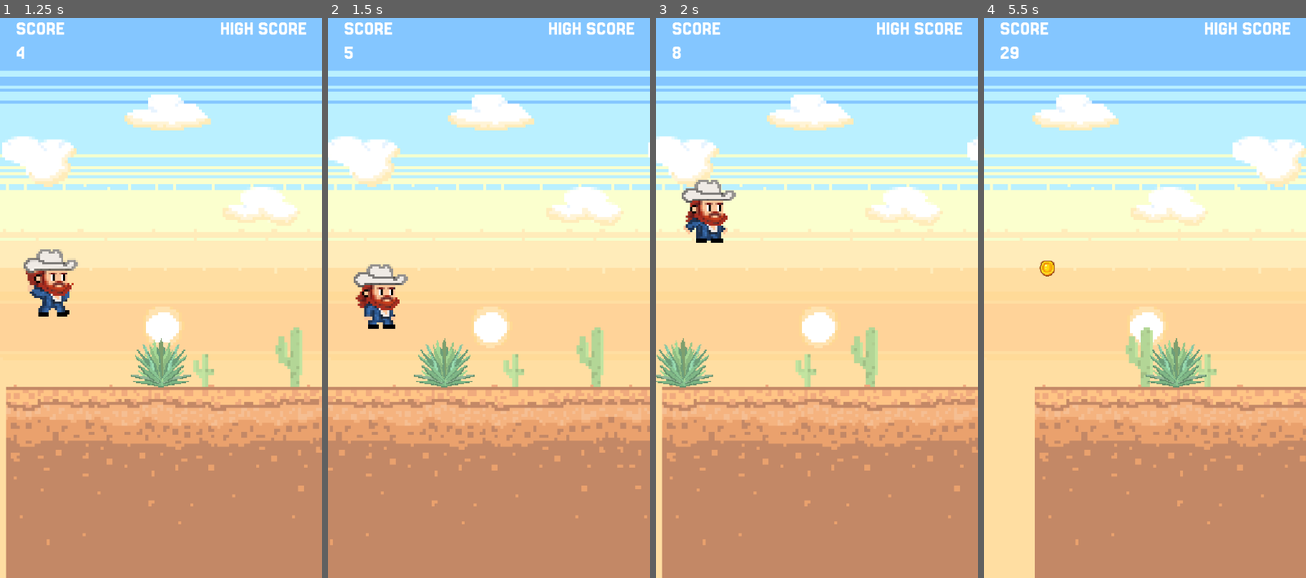
Above: before the commit, frames 1-4 (left to right).
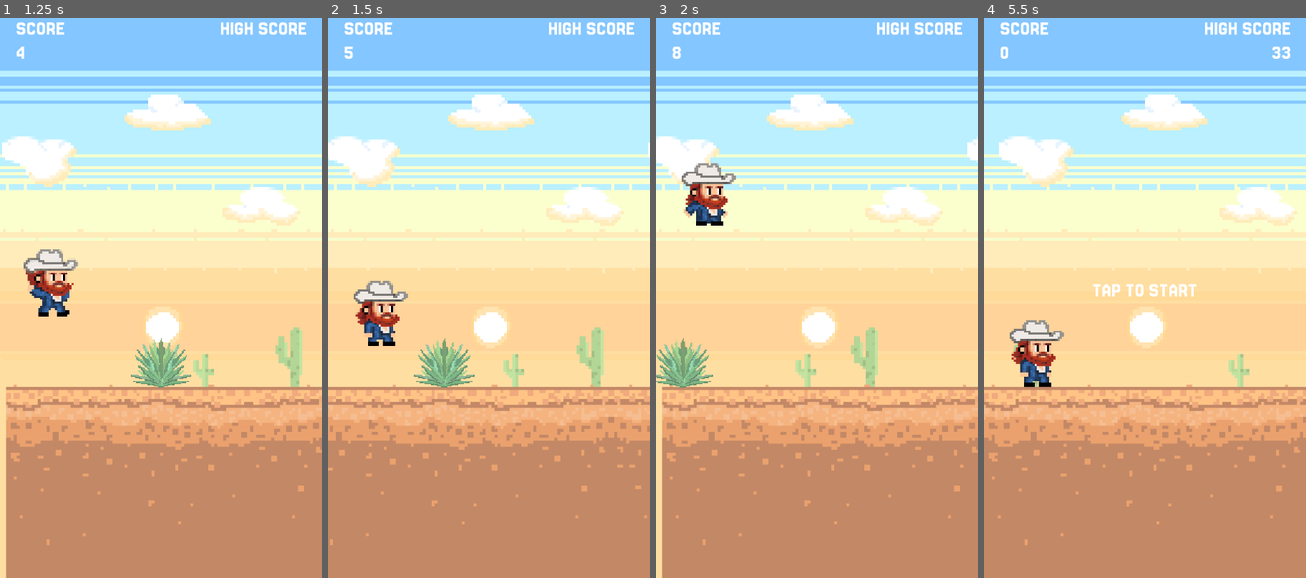
Above: after the commit, the same moments.

Repository: rgomezp/cowboy-game
Game: Godot game, scene res://scenes/main.tscn
The game is run twice, just before and just after one commit, with the same random seed, the same clock (stepped at 60 frames per second) and the same inputs.
Inputs (mouse positions are in pixels of both pictures, inside the frame that each line leads up to):
- Up to frame 1 (1.25 s): tap Enter (ui_accept) at 0.5 s; hold Enter (ui_accept) from 0.53 s (still down)
- Up to frame 2 (1.5 s): release Enter (ui_accept) at 1.28 s; tap Enter (ui_accept) at 1.35 s
- Up to frame 3 (2 s): tap Enter (ui_accept) at 1.52, 1.82 s
- Up to frame 4 (5.5 s): hold Down (ui_down) 2.03-2.78 s; hold Enter (ui_accept) 2.03-2.78 s; tap Enter (ui_accept) at 2.85, 3.02, 3.32, 4.35, 4.52, 4.82 s; hold Enter (ui_accept) 3.53-4.28 s; hold Down (ui_down) 4.28-5 s; click (1145, 292) at 5 s, where only the run after the commit has a clickable "RESTART"

Frame 1 is identical in both runs. In frame 2, 1.6% of the frame differs, in the area x 8-25%, y 43-59%; in frame 3, 1.6%; in frame 4, 18%, in the area x 0-100%, y 5-100%.

Commit message:
Refines double jump mechanics
Improves the double jump to only be available near the peak of the first jump.

This change enhances gameplay by making the double jump more strategic and prevents accidental double jumps far from the initial jump's apex. It adds variables to track the jump peak and a tolerance value to determine the allowed double jump window.

Diff:
--- a/scenes/player.gd
+++ b/scenes/player.gd
@@ -5,10 +5,13 @@
 const GLIDE_GRAVITY : int = 1200
 const JUMP_VELOCITY = -1800
 const DOUBLE_JUMP_VELOCITY = -1000
+const DOUBLE_JUMP_PEAK_TOLERANCE = 150  # Distance from peak where double jump is still allowed
 
 var is_sliding: bool = false
 var sliding_timer: float = 0.0
 var has_double_jumped: bool = false
+var jump_peak_y: float = 0.0
+var is_tracking_peak: bool = false
 
 
 func _physics_process(delta: float) -> void:
@@ -29,11 +32,16 @@
 	if is_on_floor():
 		# Reset double jump when touching the ground
 		has_double_jumped = false
+		is_tracking_peak = false
+		jump_peak_y = 0.0
 		if not get_parent().game_running:
 			$AnimatedSprite2D.play("idle")
 		else:
 			if Input.is_action_pressed("ui_accept"):
 				velocity.y = JUMP_VELOCITY
+				# Start tracking peak when jumping
+				is_tracking_peak = true
+				jump_peak_y = global_position.y
 			elif Input.is_action_just_pressed("ui_down") and not is_sliding:
 				is_sliding = true
 				sliding_timer = 0.0
@@ -46,10 +54,19 @@
 				$AnimatedSprite2D.play("running")
 				$RunCollisionShape.disabled = false
 	else:
-		# Allow double jump while in the air
-		if Input.is_action_just_pressed("ui_accept") and not has_double_jumped:
+		# Track the peak height while rising
+		if is_tracking_peak:
+			if velocity.y < 0:  # Still rising
+				jump_peak_y = min(jump_peak_y, global_position.y)
+			else:  # Started falling, stop tracking
+				is_tracking_peak = false
+
+		# Allow double jump only near the peak of the first jump
+		var distance_from_peak = abs(global_position.y - jump_peak_y)
+		if Input.is_action_just_pressed("ui_accept") and not has_double_jumped and distance_from_peak <= DOUBLE_JUMP_PEAK_TOLERANCE:
 			velocity.y = DOUBLE_JUMP_VELOCITY
 			has_double_jumped = true
+			is_tracking_peak = false
 		$AnimatedSprite2D.play("jumping")
 
 	move_and_slide()
